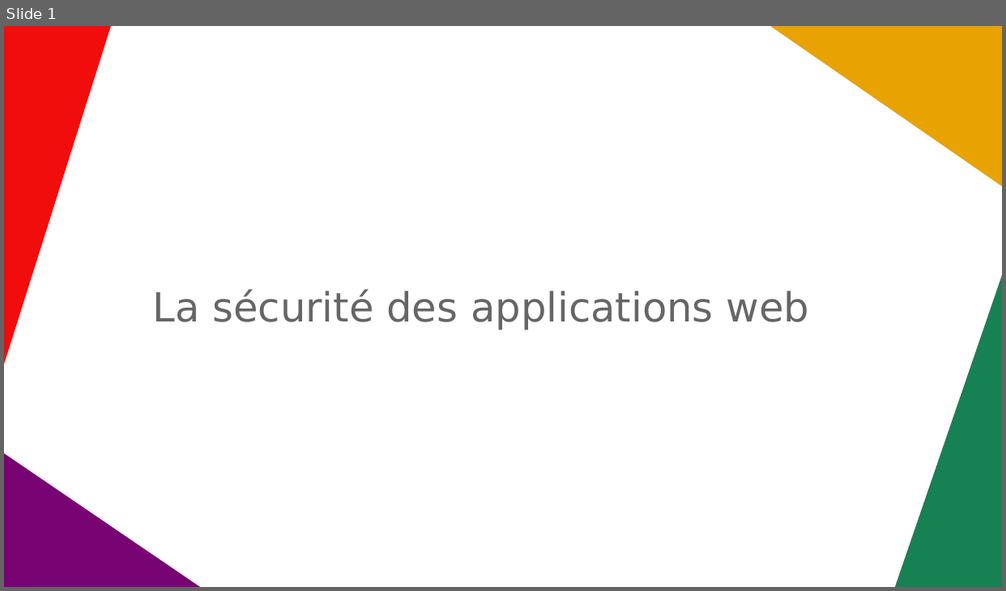
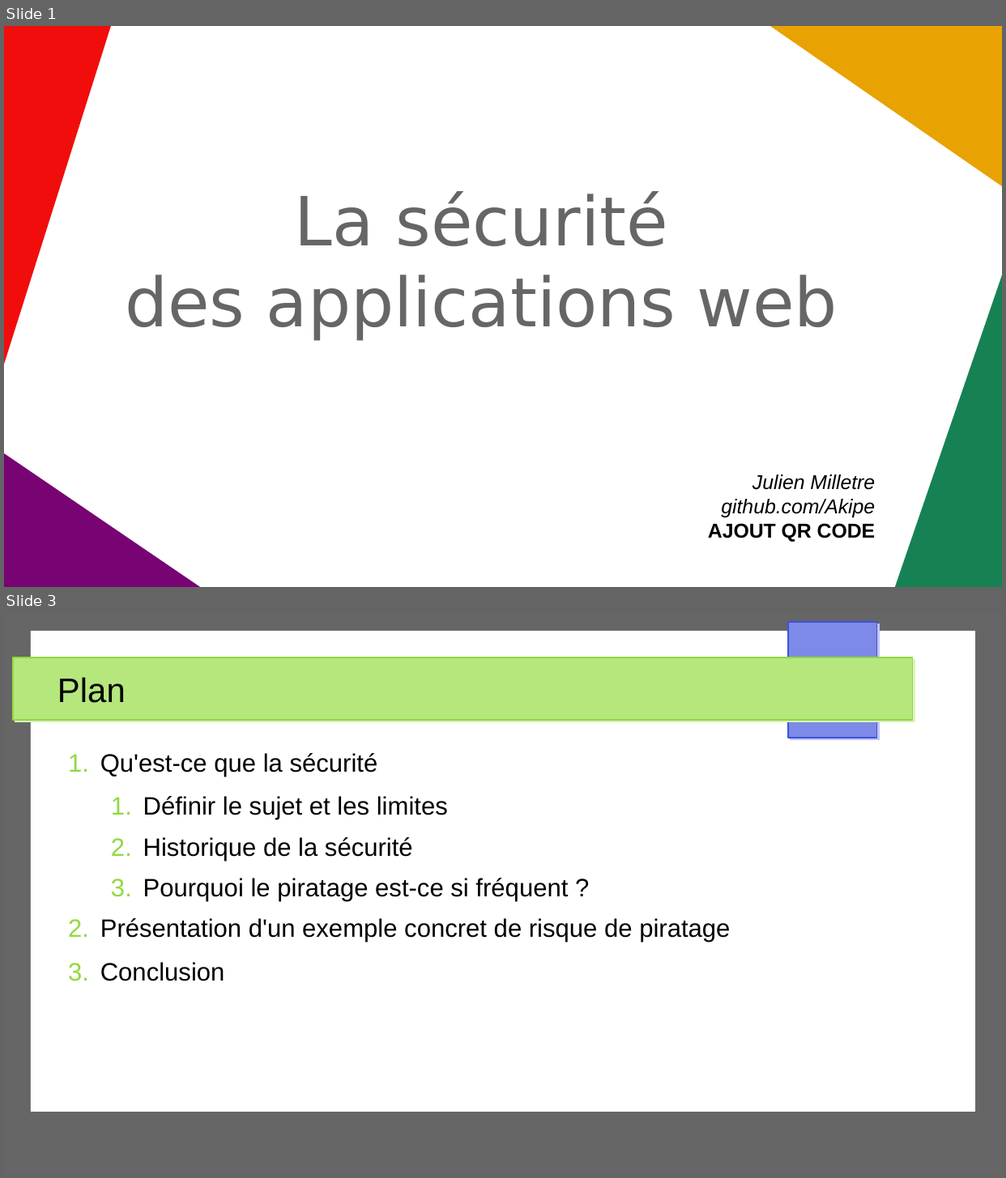
Before and after one commit to Akipe/abc_2105, a slide deck: other/presentations/securite_app_web/presentation_securite_app_web_v2.odp. Shown one above the other, each under a label of ours: slide 1 before the commit, slides 1 and 3 after it; the slides between them are not shown. The pictures are 1006x591 and 1006x1178 pixels, drawn with LibreOffice and Linux fonts; fonts in the diff are those of the drawing. Boxes give left, top, right and bottom in pixels: in the first picture for what was removed or moved away, otherwise in the second. Text is boxed around its words. In the diff, an @@ line names an element or a change of style, - is before the commit and + after.

```diff
--- a/other/presentations/securite_app_web/presentation_securite_app_web_v2.odp
+++ b/other/presentations/securite_app_web/presentation_securite_app_web_v2.odp
@@ slide 3 added at [4, 613, 1002, 1174], background #FFFFFF @@
@@ rectangle added at [4, 613, 1002, 1174], fill #666666 @@
@@ rectangle added at [32, 631, 976, 1112], fill #FFFFFF @@
@@ rectangle added at [788, 622, 877, 738], fill #7D8AE7, outline #3F52D9 0.85 pt @@
@@ rectangle added at [13, 658, 913, 720], fill #B5E77D, outline #91D93F 0.85 pt @@
@@ title added at [57, 677, 126, 703], 27 pt, text #000000 @@
+Plan
@@ text added at [100, 753, 730, 982], 20 pt, text #000000 @@
+1. Qu'est-ce que la sécurité
+  1. Définir le sujet et les limites
+  2. Historique de la sécurité
+  3. Pourquoi le piratage est-ce si fréquent ?
+2. Présentation d'un exemple concret de risque de piratage
+3. Conclusion
@@ slide 1 changed as well @@
@@ subtitle at [125, 191, 837, 340]: text changed; size 32 to 54 pt @@
-La sécurité des applications web
+La sécurité
+des applications web
@@ text added at [708, 475, 876, 542], 16 pt, text #000000, italic @@
+Julien Milletre
+github.com/Akipe
+AJOUT QR CODE
```
Also in this commit, not shown: 1 other slide changed, 16 other slides added, 1 slide removed, 8 other files.
